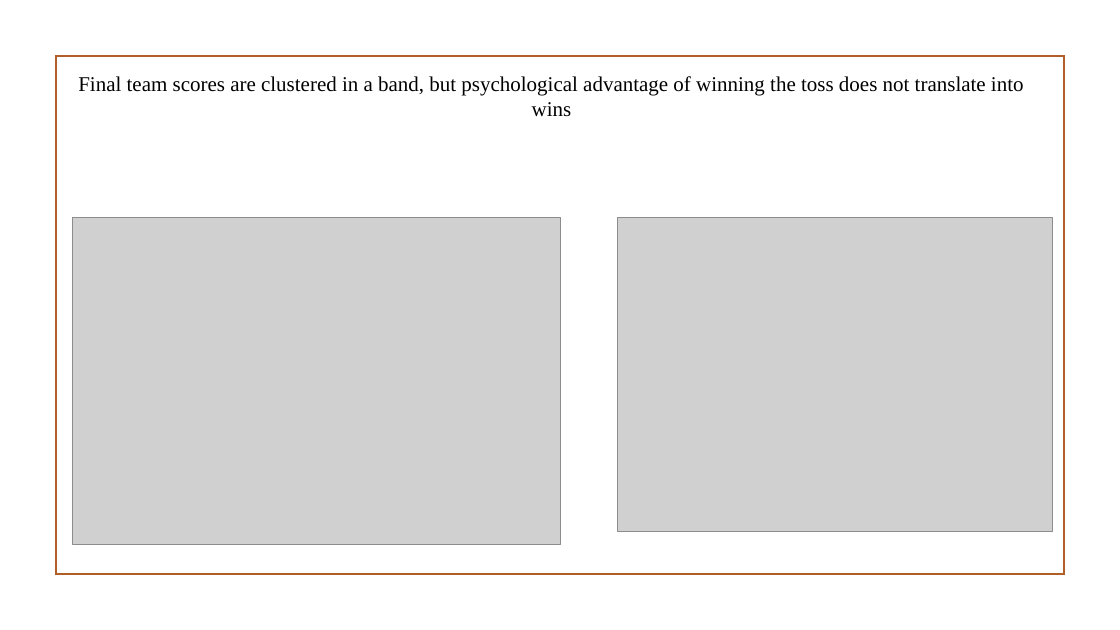
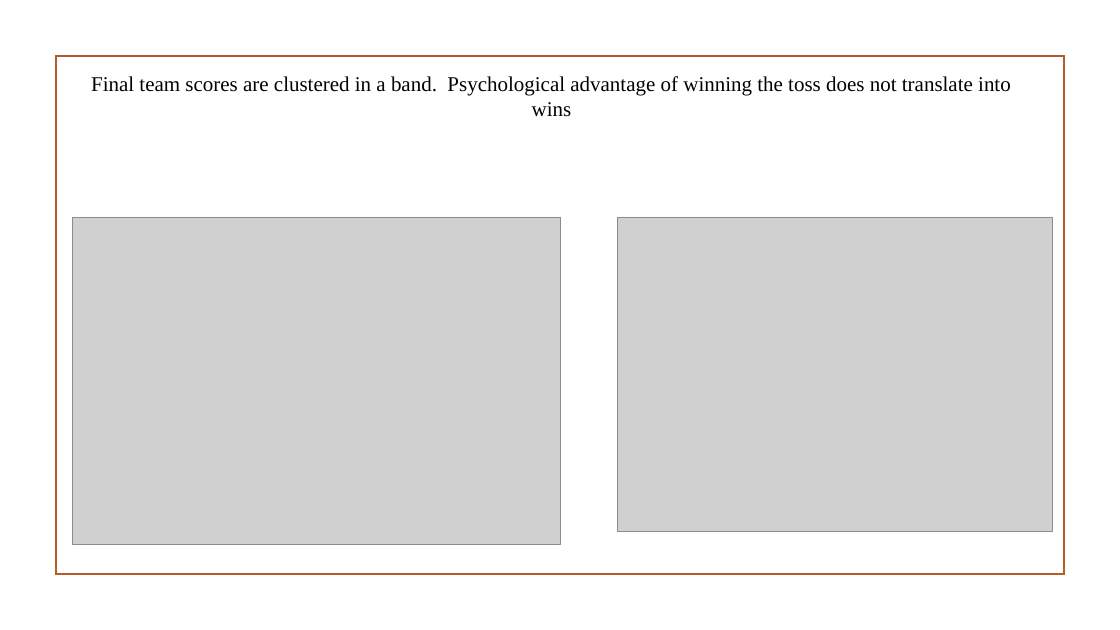
Before and after one commit to asahay001/springboardIntro, a slide deck: slide 9 of CapstoneFinalPresentation_IPLT20CricketPredictions.pptx (slide 11 before the commit). Drawn at 1120x630 pixels with LibreOffice and Linux fonts; fonts in the diff are those of the drawing; grey boxes stand for pictures; background and template pictures are left out. Boxes give left, top, right and bottom in pixels: in the first picture for what was removed or moved away, otherwise in the second. Text is boxed around its words. In the diff, an @@ line names an element or a change of style, - is before the commit and + after.

```diff
--- a/CapstoneFinalPresentation_IPLT20CricketPredictions.pptx
+++ b/CapstoneFinalPresentation_IPLT20CricketPredictions.pptx
@@ text at [91, 76, 1011, 96]: text changed @@
-Final team scores are clustered in a band, but psychological advantage of winning the toss does not translate into wins
+Final team scores are clustered in a band. Psychological advantage of winning the toss does not translate into wins
```
Also in this commit, not shown: 15 other slides changed, 1 slide added, 1 other file.
